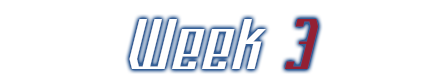
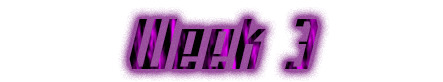
Comparing the layer stacks of the two w=443, h=82 images. Changes:
added layer "Layer 1" above "Week 3" over [118, 7, 323, 81]
